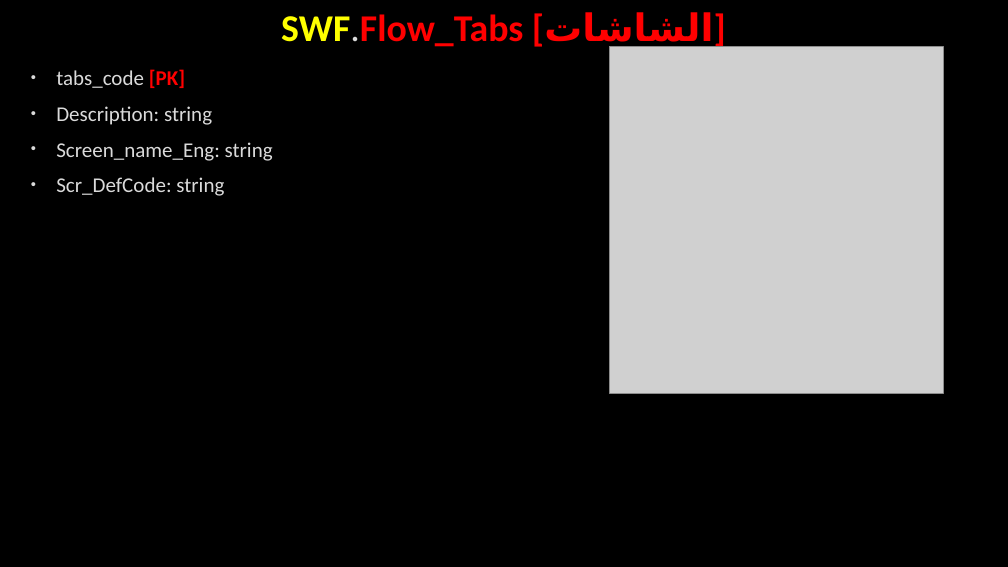
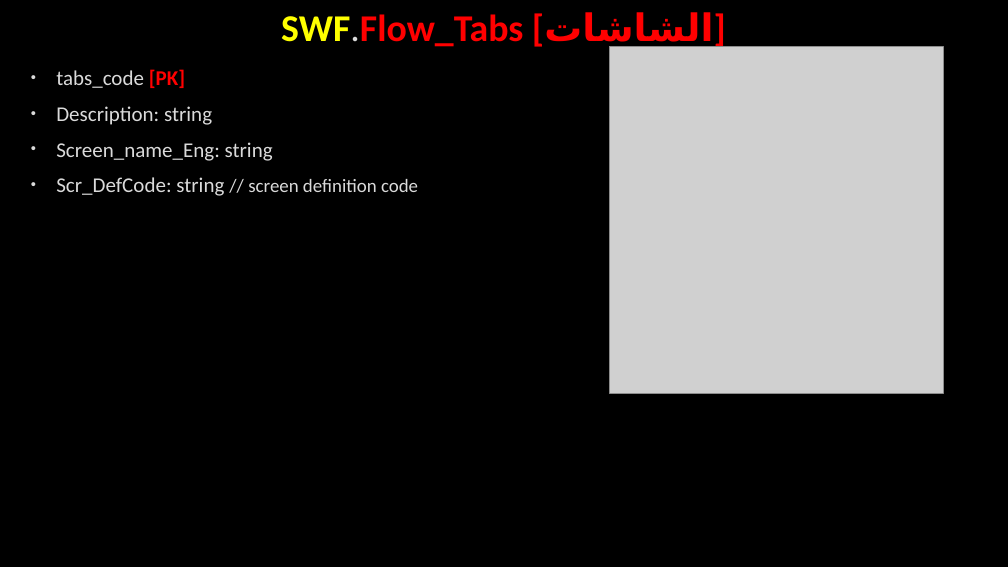
Before and after one commit to AhmedMohamedSamir1/Summary, a slide deck: slide 44 of Dot Net/Business.pptx. Drawn at 1008x567 pixels with LibreOffice and Linux fonts; fonts in the diff are those of the drawing; grey boxes stand for pictures; background and template pictures are left out. Boxes give left, top, right and bottom in pixels: in the first picture for what was removed or moved away, otherwise in the second. Text is boxed around its words. In the diff, an @@ line names an element or a change of style, - is before the commit and + after.

```diff
--- a/Dot Net/Business.pptx
+++ b/Dot Net/Business.pptx
@@ text at <box>56,177,418,196</box>: text changed; size 20 to 18 pt @@
-• Scr_DefCode: string
+• Scr_DefCode: string // screen definition code
```
Also in this commit, not shown: 5 other slides changed, 3 slides added, 2 other files.
